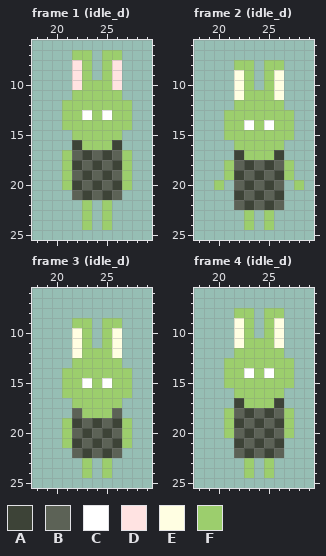
File history of a pixel-art file, assets/entity/rabbit_green.aseprite. Above, as it was before the edit.
48x48 pixels, 4 frames. Colours within 5 levels of each other are drawn and written as one. Shown: frame 1 (idle_d): x 18..29, y 6..25; frame 2 (idle_d): x 18..29, y 6..25; frame 3 (idle_d): x 18..29, y 6..25; frame 4 (idle_d): x 18..29, y 6..25.
Palette (. is transparent): A #3d4337  B #5c6256  C #ffffff  D #ffe3e2  E #fffee2  F #9cce6d
Pixels before, frame 1 (idle_d), first column x 21:
 7 .FF.FF.
 8 .DF.FD.
 9 .DF.FD.
10 .DFFFD.
11 .FFFFF.
12 FFFFFFF
13 FFCFCFF
14 FFFFFFF
15 .FFFFF.
16 .AFFFA.
17 FBABABF
18 FABABAF
19 FBABABF
20 FABABAF
21 .BABAB.
22 ..F.F..
23 ..F.F..
24 ..F.F..
Pixels before, frame 2 (idle_d), first column x 20:
 8 ..FF.FF..
 9 ..EF.FE..
10 ..EF.FE..
11 ..EFFFE..
12 ..FFFFF..
13 .FFFFFFF.
14 .FFCFCFF.
15 .FFFFFFF.
16 ..FFFFF..
17 ..AFFFA..
18 .FBABABF.
19 .FABABAF.
20 F.BABAB.F
21 ..ABABA..
22 ..BABAB..
23 ...F.F...
24 ...F.F...
Pixels before, frame 3 (idle_d), first column x 21:
 9 .FF.FF.
10 .EF.FE.
11 .EF.FE.
12 .EFFFE.
13 .FFFFF.
14 FFFFFFF
15 FFCFCFF
16 FFFFFFF
17 .FFFFF.
18 .BFFFB.
19 FABABAF
20 FBABABF
21 FABABAF
22 .BABAB.
23 ..F.F..
24 ..F.F..
Pixels before, frame 4 (idle_d), first column x 21:
 8 .FF.FF.
 9 .EF.FE.
10 .EF.FE.
11 .EFFFE.
12 .FFFFF.
13 FFFFFFF
14 FFCFCFF
15 FFFFFFF
16 .FFFFF.
17 .AFFFA.
18 FBABABF
19 FABABAF
20 FBABABF
21 .ABABA.
22 .BABAB.
23 ..F.F..
24 ..F.F..
Once edited:
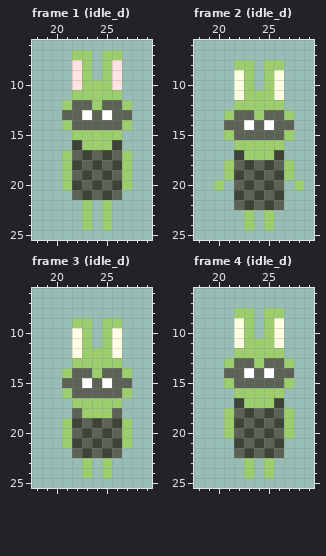
Diff:
Changed rows in their new state; - is an unchanged pixel.
Frame 1 (idle_d):
first column x 21:
12 -BB-BB-
13 BB-B-BB
14 -BBBBB-
Frame 2 (idle_d):
first column x 21:
13 -BB-BB-
14 BB-B-BB
15 -BBBBB-
Frame 3 (idle_d):
first column x 21:
14 -BB-BB-
15 BB-B-BB
16 -BBBBB-
Frame 4 (idle_d): the same change as frame 2 (idle_d)
Boxes around the changes in both pictures, in picture pixels (x1, y1, x2, y2):
changed: (62, 100, 132, 130)
changed: (224, 110, 294, 140)
changed: (62, 368, 132, 398)
changed: (224, 358, 294, 388)
